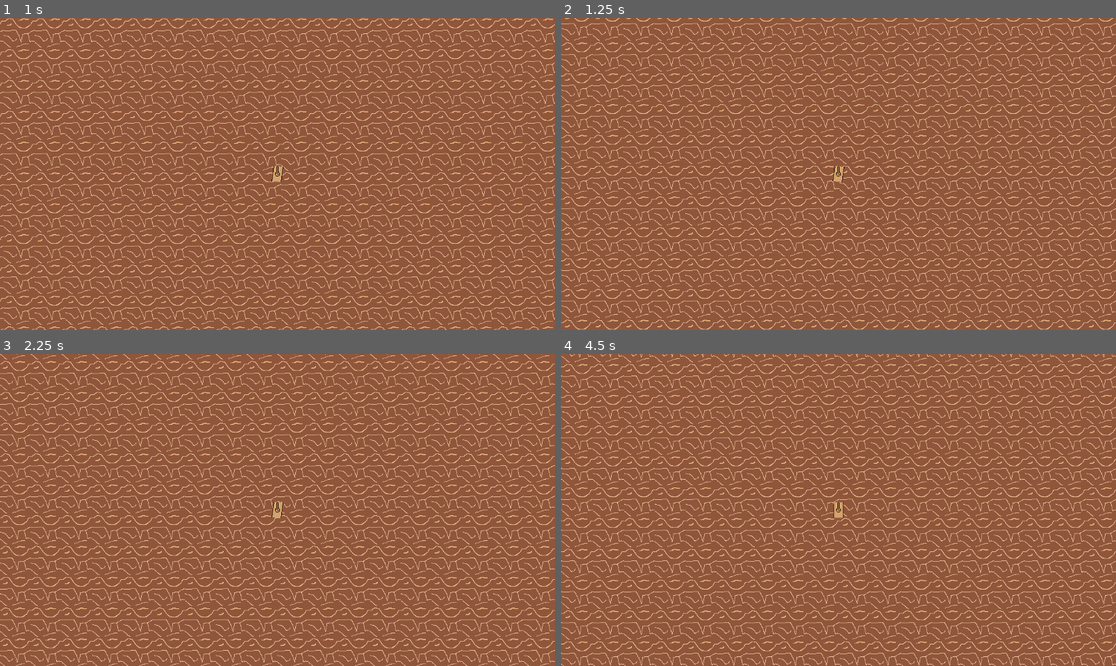
Above: before the commit, frames 1-4 (two rows, left to right).
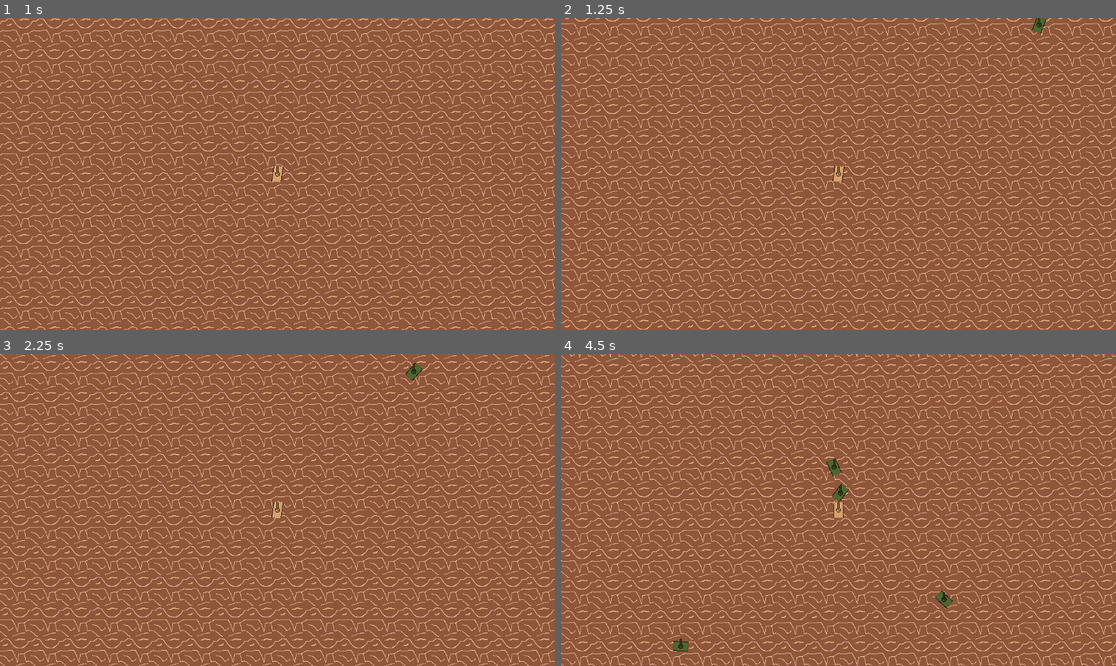
Above: after the commit, the same moments.

Repository: nmfightmaster/tank-survivor
Game: Godot game, scene res://scenes/world.tscn
The game is run twice, just before and just after one commit, with the same random seed, the same clock (stepped at 60 frames per second) and the same inputs.
Inputs:
- Up to frame 1 (1 s): tap Enter at 0.5 s; hold W (move_forward) from 0.53 s (still down); tap D (turn_clockwise) at 0.6 s
- Up to frame 2 (1.25 s): keep holding W (move_forward)
- Up to frame 3 (2.25 s): release W (move_forward) at 1.28 s; hold S (move_backward) 1.28-2.03 s; tap A (turn_counter_clockwise) at 1.35 s; hold W (move_forward) from 2.03 s (still down); tap D (turn_clockwise) at 2.1 s
- Up to frame 4 (4.5 s): tap A (turn_counter_clockwise) at 2.85, 4.35 s; release W (move_forward) at 3.53 s; hold S (move_backward) from 3.53 s (still down); tap D (turn_clockwise) at 3.6 s

Frame 1 is identical in both runs. In frame 2, less than 0.1% of the frame differs, in the area x 84-88%, y 0-5%; in frame 3, less than 0.1%; in frame 4, 0.4%, in the area x 20-71%, y 33-96%.

Commit message:
mob spawning

Diff:
--- a/scenes/background.tscn
+++ b/scenes/background.tscn
@@ -1,13 +1,12 @@
 [gd_scene load_steps=3 format=3 uid="uid://bud6b6aep1j11"]
 
 [ext_resource type="Texture2D" uid="uid://cwkfbuayb3txq" path="res://sprites/dirt_tile.png" id="1_bkp1e"]
-[ext_resource type="Script" uid="uid://4ib3q1ckeoqe" path="res://scenes/background.gd" id="2_y0upk"]
+[ext_resource type="Script" path="res://scripts/background.gd" id="1_y0upk"]
 
 [node name="Background" type="ParallaxBackground"]
-script = ExtResource("2_y0upk")
+script = ExtResource("1_y0upk")
 
 [node name="ParallaxLayer" type="ParallaxLayer" parent="."]
-motion_scale = Vector2(1, 1)
 
 [node name="Sprite2D" type="Sprite2D" parent="ParallaxLayer"]
 texture_repeat = 2
--- /dev/null
+++ b/scenes/enemy.tscn
@@ -0,0 +1,26 @@
+[gd_scene load_steps=6 format=3 uid="uid://b0lr6v45q15bp"]
+
+[ext_resource type="Script" uid="uid://b0rjswcudpp5w" path="res://scripts/enemy.gd" id="1_4ra3w"]
+[ext_resource type="Texture2D" uid="uid://hx4dm2uiosns" path="res://sprites/enemy_tank.png" id="1_md0e3"]
+[ext_resource type="Texture2D" uid="uid://clotwg0jf58bt" path="res://sprites/enemy_turret.png" id="2_4ra3w"]
+
+[sub_resource type="BoxMesh" id="BoxMesh_5uy6h"]
+size = Vector3(20, 32, 0)
+
+[sub_resource type="RectangleShape2D" id="RectangleShape2D_c4w8v"]
+size = Vector2(20, 32)
+
+[node name="Enemy" type="CharacterBody2D"]
+script = ExtResource("1_4ra3w")
+
+[node name="TankBodyMesh" type="MeshInstance2D" parent="."]
+mesh = SubResource("BoxMesh_5uy6h")
+
+[node name="TankBodySprite" type="Sprite2D" parent="TankBodyMesh"]
+texture = ExtResource("1_md0e3")
+
+[node name="TankCollision" type="CollisionShape2D" parent="."]
+shape = SubResource("RectangleShape2D_c4w8v")
+
+[node name="TankTurretSprite" type="Sprite2D" parent="."]
+texture = ExtResource("2_4ra3w")
--- a/scenes/player.tscn
+++ b/scenes/player.tscn
@@ -10,7 +10,7 @@
 [sub_resource type="RectangleShape2D" id="RectangleShape2D_qhqgy"]
 size = Vector2(20, 32)
 
-[node name="Player" type="CharacterBody2D"]
+[node name="Player" type="CharacterBody2D" groups=["player"]]
 script = ExtResource("1_g2els")
 
 [node name="TankBodyMesh" type="MeshInstance2D" parent="."]
--- a/scenes/world.tscn
+++ b/scenes/world.tscn
@@ -2,6 +2,9 @@
 
 [ext_resource type="PackedScene" uid="uid://bud6b6aep1j11" path="res://scenes/background.tscn" id="2_4wyf3"]
 [ext_resource type="PackedScene" uid="uid://bjp2xgds1j05w" path="res://scenes/player.tscn" id="2_rwgxs"]
+[ext_resource type="Script" path="res://scripts/spawner.gd" id="3_spawner"]
+[ext_resource type="PackedScene" uid="uid://b0lr6v45q15bp" path="res://scenes/enemy.tscn" id="4_enemy"]
+
 
 [node name="world" type="Node2D"]
 
@@ -10,3 +13,7 @@
 
 [node name="Background" parent="." instance=ExtResource("2_4wyf3")]
 layer = -1
+
+[node name="Spawner" type="Node2D" parent="."]
+script = ExtResource("3_spawner")
+enemy_scene = ExtResource("4_enemy")
--- /dev/null
+++ b/scripts/enemy.gd
@@ -0,0 +1,21 @@
+extends CharacterBody2D
+
+@export var move_speed: float = 180.0
+@export var turn_speed: float = 2.0
+
+@onready var tank_body: Node2D = $TankBodyMesh
+
+func _physics_process(delta: float) -> void:
+	var player = get_tree().get_first_node_in_group("player")
+	if not player:
+		# Fallback try to find sibling named Player
+		player = get_node_or_null("../Player")
+
+	if player:
+		var direction = global_position.direction_to(player.global_position)
+		velocity = direction * move_speed
+
+		# Optional: Rotate towards player
+		tank_body.rotation = lerp_angle(tank_body.rotation, direction.angle() - (PI/2), turn_speed * delta)
+
+		move_and_slide()
--- /dev/null
+++ b/scripts/spawner.gd
@@ -0,0 +1,34 @@
+extends Node2D
+
+@export var enemy_scene: PackedScene
+@export var spawn_interval: float = 1.0
+@export var spawn_radius: float = 600.0
+
+var _timer: float = 0.0
+
+func _process(delta: float) -> void:
+	_timer += delta
+	if _timer >= spawn_interval:
+		_timer = 0.0
+		spawn_enemy()
+
+func spawn_enemy() -> void:
+	if not enemy_scene:
+		return
+
+	var player = get_tree().get_first_node_in_group("player")
+	if not player:
+		# Fallback if group not set, though risky if multiple nodes named Player
+		player = get_node_or_null("../Player")
+
+	if not player:
+		return
+
+	var random_angle = randf() * TAU
+	var spawn_pos = player.global_position + Vector2(cos(random_angle), sin(random_angle)) * spawn_radius
+
+	var enemy = enemy_scene.instantiate()
+	enemy.global_position = spawn_pos
+
+	# Add to the same parent as the spawner (likely the world root)
+	get_parent().add_child(enemy)
Renamed: scenes/background.gd -> scripts/background.gd
Renamed: scenes/background.gd.uid -> scripts/background.gd.uid
Not shown, added: scripts/enemy.gd.uid
Not shown, added: scripts/spawner.gd.uid
Binary file added: sprites/enemy_tank.aseprite
Binary file added: sprites/enemy_tank.png
Not shown, added: sprites/enemy_tank.png.import
Binary file added: sprites/enemy_turret.aseprite
Binary file added: sprites/enemy_turret.png
Not shown, added: sprites/enemy_turret.png.import
